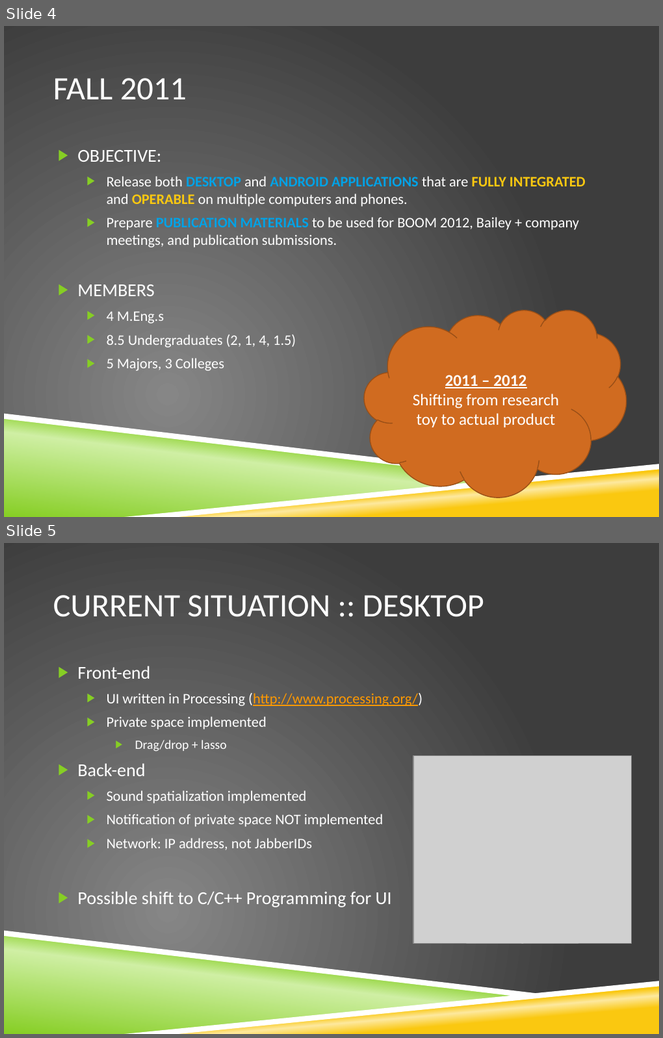
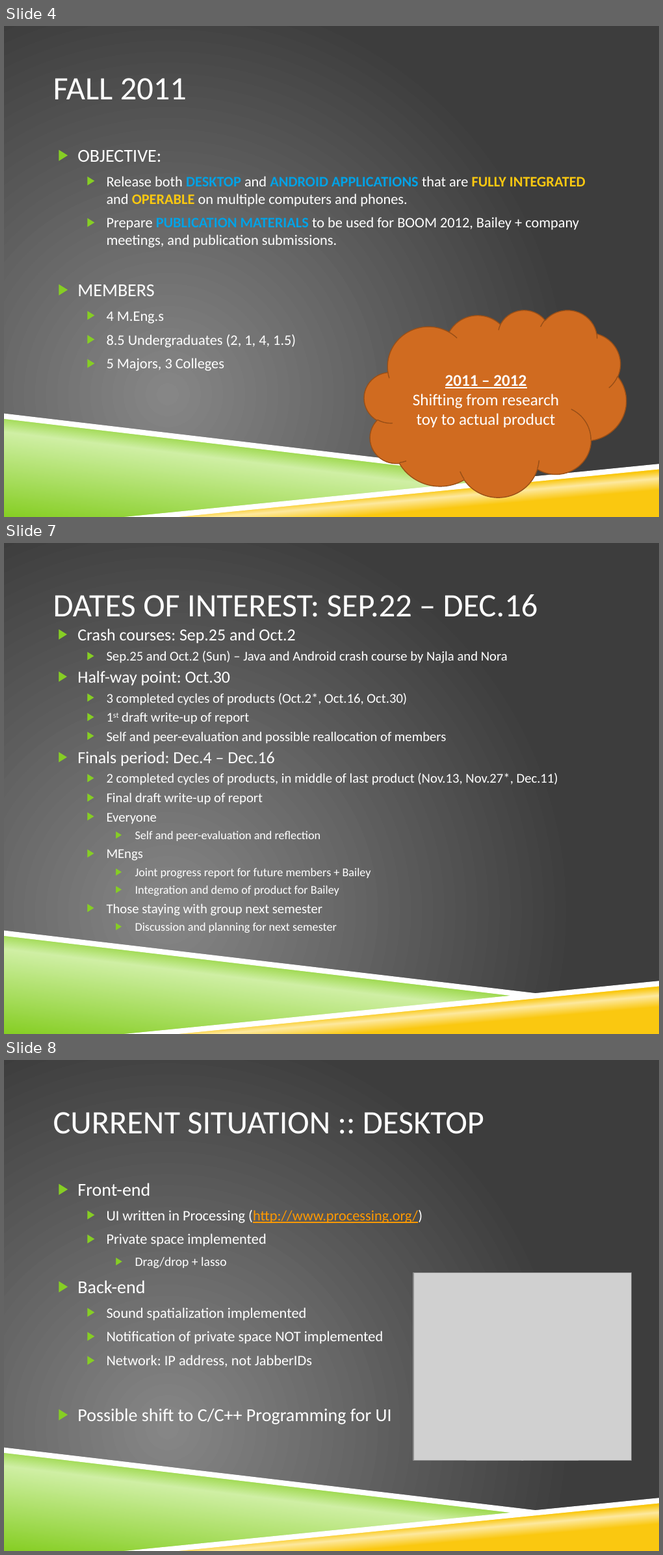
Before and after one commit to OpenComm/OpenComm-Group, a slide deck: MeetingInfo/OpenCommGroup_2011.09.22.pptx. Shown one above the other, each under a label of ours: slides 4 and 5 before the commit, slides 4, 7 and 8 after it; the slides between them are not shown. The pictures are 663x1038 and 663x1555 pixels, drawn with LibreOffice and Linux fonts; fonts in the diff are those of the drawing; grey boxes stand for pictures; background and template pictures are left out. Boxes give left, top, right and bottom in pixels: in the first picture for what was removed or moved away, otherwise in the second. Text is boxed around its words. In the diff, an @@ line names an element or a change of style, - is before the commit and + after.

```diff
--- a/MeetingInfo/OpenCommGroup_2011.09.22.pptx
+++ b/MeetingInfo/OpenCommGroup_2011.09.22.pptx
@@ slide 7 added at box(4, 543, 659, 1034), background picture (left out); not listed: 4 template elements that a slide beside it also shows @@
@@ title added at box(53, 594, 538, 617), 36 pt, text #FFFFFF @@
+DATES OF INTEREST: SEP.22 – DEC.16
@@ text added at box(77, 629, 558, 933), 14.8 pt, text #FFFFFF @@
+▶ Crash courses: Sep.25 and Oct.2
+  ▶ Sep.25 and Oct.2 (Sun) – Java and Android crash course by Najla and Nora
+▶ Half-way point: Oct.30
+  ▶ 3 completed cycles of products (Oct.2*, Oct.16, Oct.30)
+  ▶ 1st draft write-up of report
+  ▶ Self and peer-evaluation and possible reallocation of members
+▶ Finals period: Dec.4 – Dec.16
+  ▶ 2 completed cycles of products, in middle of last product (Nov.13, Nov.27*, Dec.11)
+  ▶ Final draft write-up of report
+  ▶ Everyone
+    ▶ Self and peer-evaluation and reflection
+  ▶ MEngs
+    ▶ Joint progress report for future members + Bailey
+    ▶ Integration and demo of product for Bailey
+  ▶ Those staying with group next semester
+    ▶ Discussion and planning for next semester
@@ what was slide 5 is now slide 8 @@
```
Also in this commit, not shown: 1 slide changed, 2 other slides added, 1 slide removed, 1 other file.
